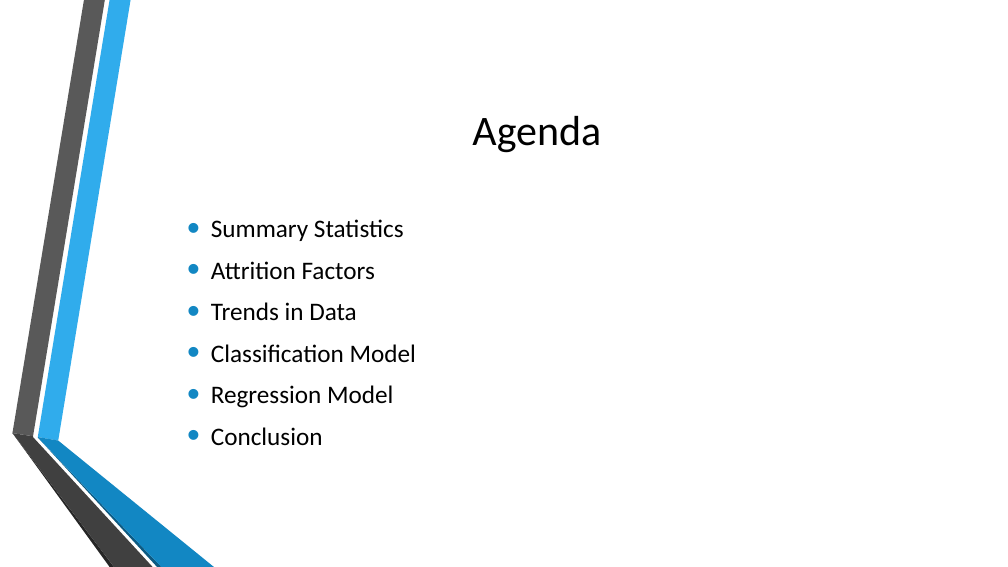
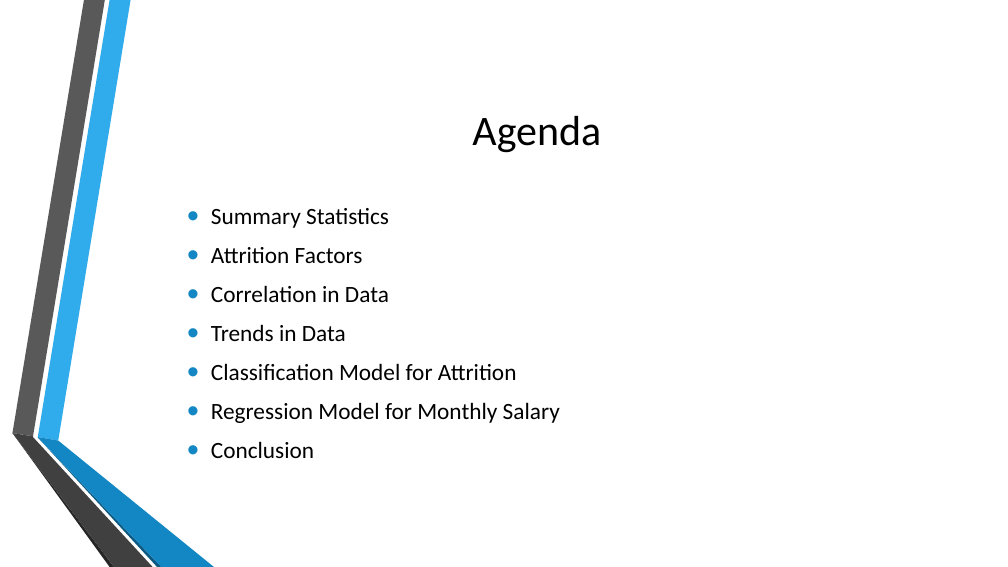
Before and after one commit to jherbaugh/CaseStudy2DDS, a slide deck: slide 3 of DDS Analytics Presentation.pptx (slide 2 before the commit). Drawn at 1008x567 pixels with LibreOffice and Linux fonts; fonts in the diff are those of the drawing. Boxes give left, top, right and bottom in pixels: in the first picture for what was removed or moved away, otherwise in the second. Text is boxed around its words. In the diff, an @@ line names an element or a change of style, - is before the commit and + after.

```diff
--- a/DDS Analytics Presentation.pptx
+++ b/DDS Analytics Presentation.pptx
@@ text at (211,208,389,458): size 24 to 22.2 pt in "Summary Statistics", "Attrition Factors", "Trends in Data", "Conclusion" @@
@@ text at (211,285,389,302): paragraph added @@
+• Correlation in Data
@@ text at (211,363,560,423): text changed; size 24 to 22.2 pt @@
-• Classification Model
-• Regression Model
+• Classification Model for Attrition
+• Regression Model for Monthly Salary
```
Also in this commit, not shown: 11 other slides changed, 3 slides added, 3 slides removed, 2 other files.
